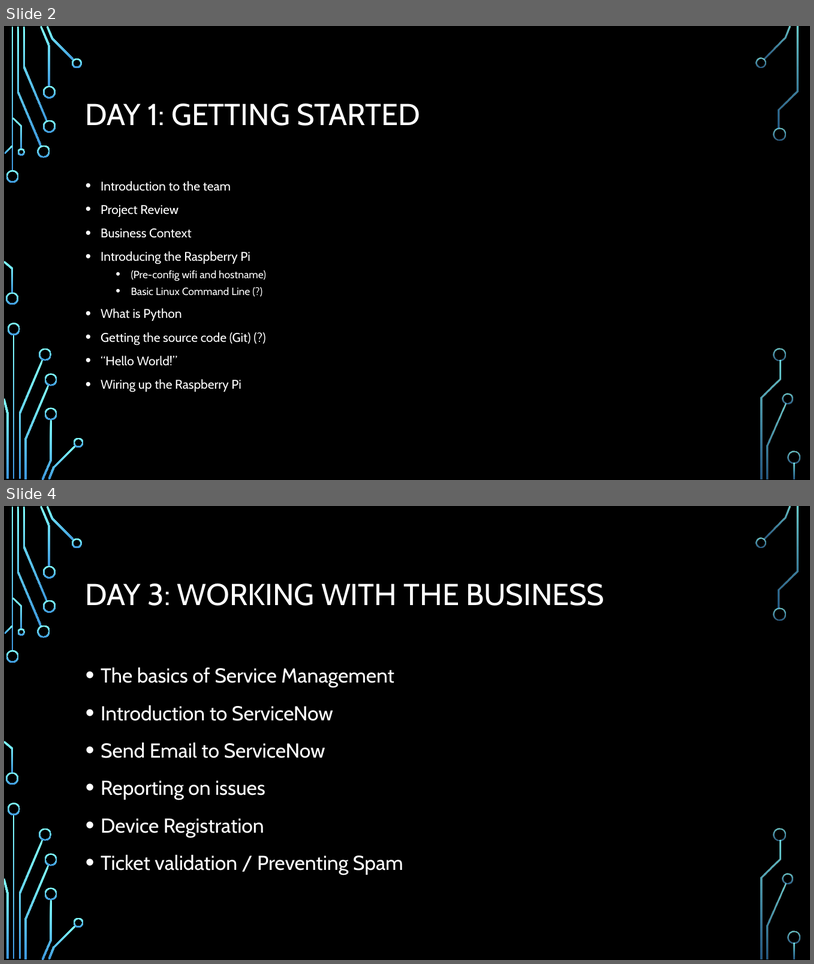
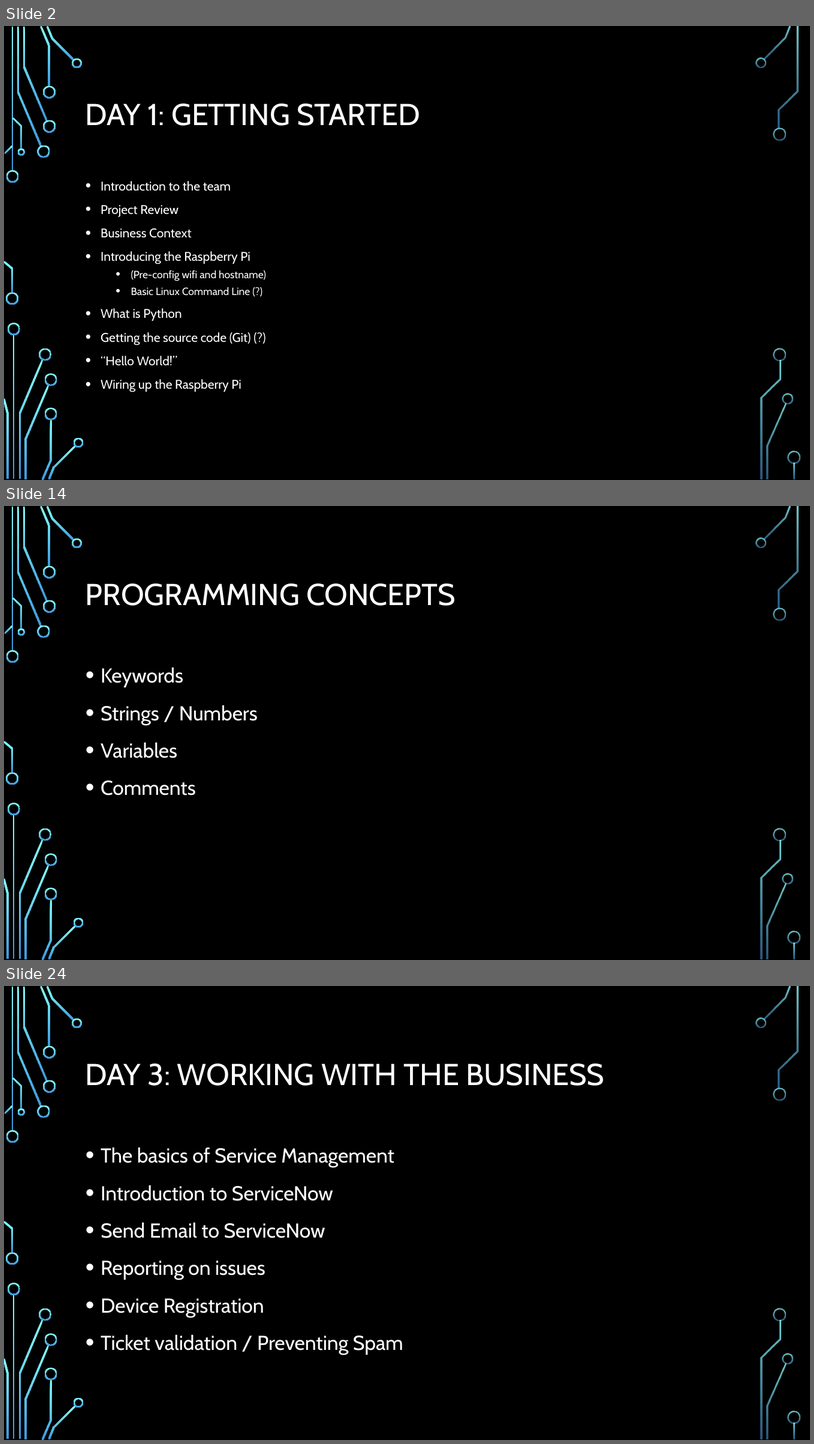
Before and after one commit to andrewjvelez/smap, a slide deck: docs/SMAP Materials Unbranded.pptx. Shown one above the other, each under a label of ours: slides 2 and 4 before the commit, slides 2, 14 and 24 after it; the slides between them are not shown. The pictures are 814x964 and 814x1444 pixels, drawn with LibreOffice and Linux fonts; fonts in the diff are those of the drawing; background and template pictures are left out. Boxes give left, top, right and bottom in pixels: in the first picture for what was removed or moved away, otherwise in the second. Text is boxed around its words. In the diff, an @@ line names an element or a change of style, - is before the commit and + after.

```diff
--- a/docs/SMAP Materials Unbranded.pptx
+++ b/docs/SMAP Materials Unbranded.pptx
@@ slide 14 added at (4, 506, 810, 960), background picture (left out); not listed: 36 template elements that a slide beside it also shows @@
@@ title added at (86, 583, 456, 606), 36 pt, text #FFFFFF @@
+PROGRAMMING CONCEPTS
@@ text added at (101, 667, 258, 795), 24 pt, text #FFFFFF @@
+• Keywords
+• Strings / Numbers
+• Variables
+• Comments
@@ what was slide 4 is now slide 24 @@
```
Also in this commit, not shown: 1 slide changed, 24 other slides added.
